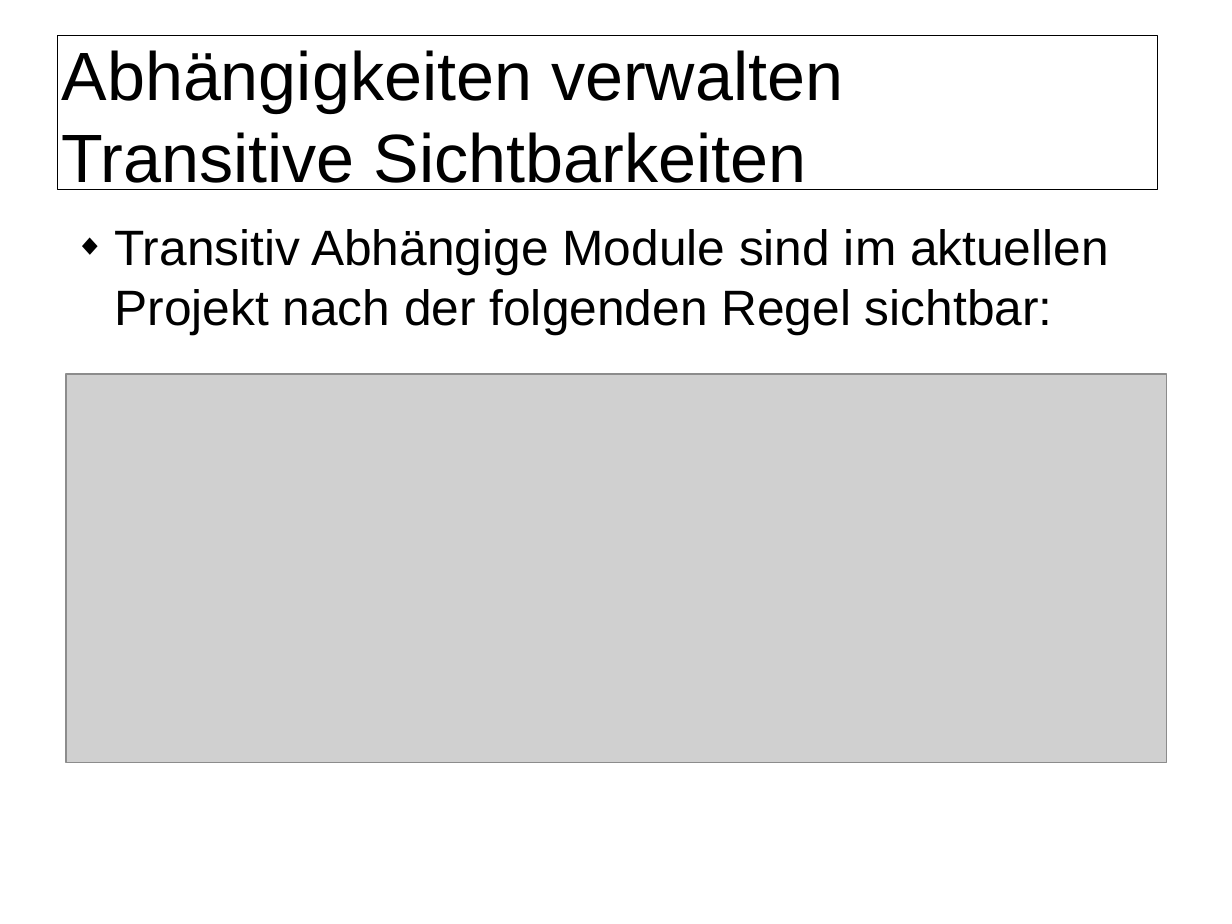
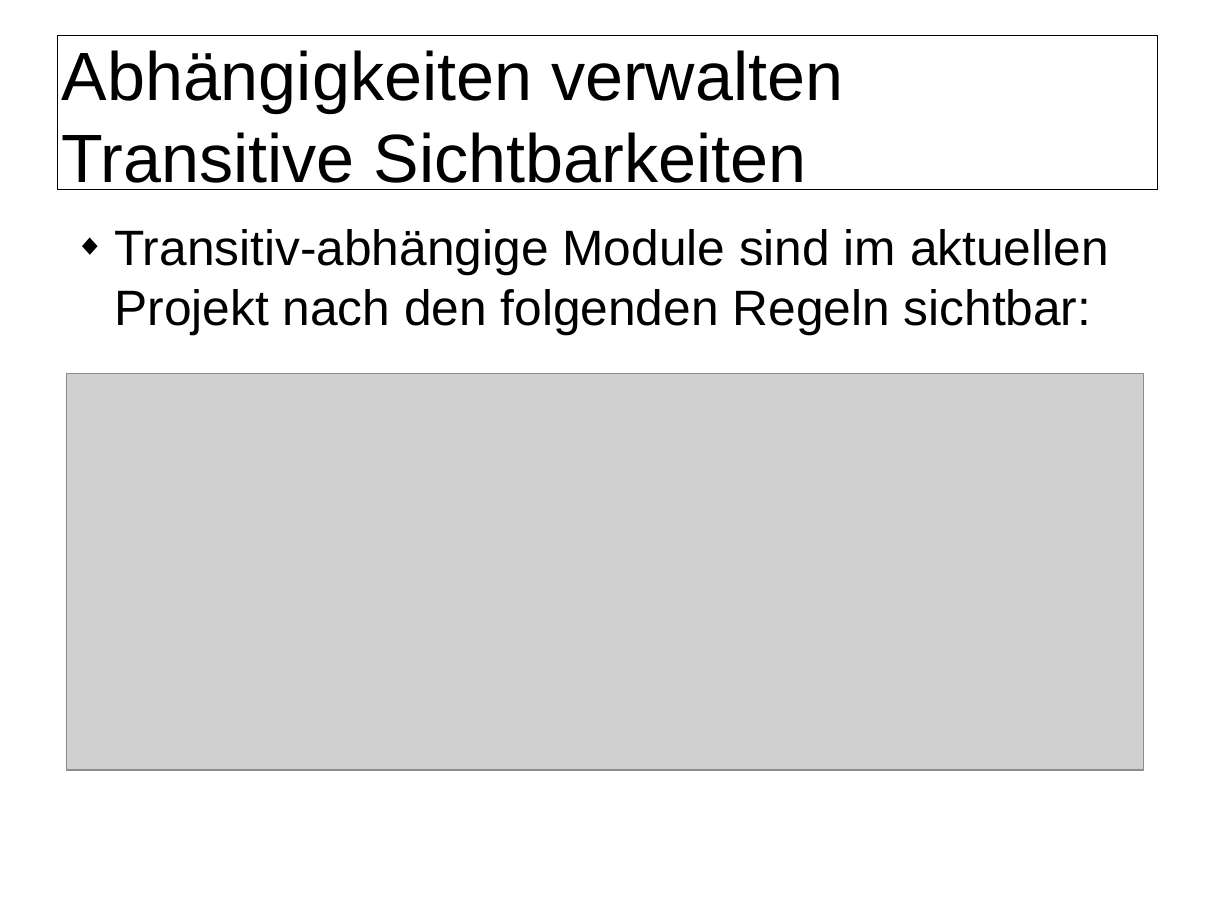
Before and after one commit to herrwieger/experttrainingbuildsystems, a slide deck: slide 12 of praesentationen/maven2.odp (slide 13 before the commit). Drawn at 1232x924 pixels with LibreOffice and Linux fonts; fonts in the diff are those of the drawing; grey boxes stand for pictures; background and template pictures are left out. Boxes give left, top, right and bottom in pixels: in the first picture for what was removed or moved away, otherwise in the second. Text is boxed around its words. In the diff, an @@ line names an element or a change of style, - is before the commit and + after.

```diff
--- a/praesentationen/maven2.odp
+++ b/praesentationen/maven2.odp
@@ text at [114,229,1109,335]: text changed @@
-◆ Transitiv Abhängige Module sind im aktuellen Projekt nach der folgenden Regel sichtbar:
+◆ Transitiv-abhängige Module sind im aktuellen Projekt nach den folgenden Regeln sichtbar:
@@ picture: place and size @@
-picture at [66,375,1167,764]
+picture at [66,373,1144,770]
```
Also in this commit, not shown: 10 other slides changed, 1 slide added, 1 slide removed.
